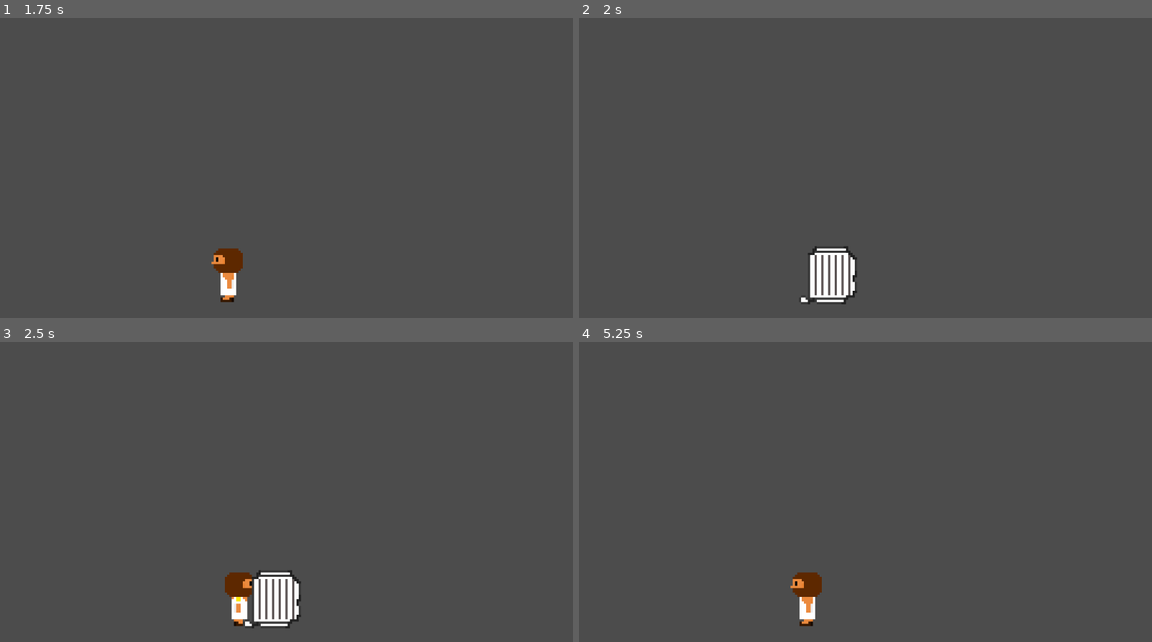
Above: before the commit, frames 1-4 (two rows, left to right).
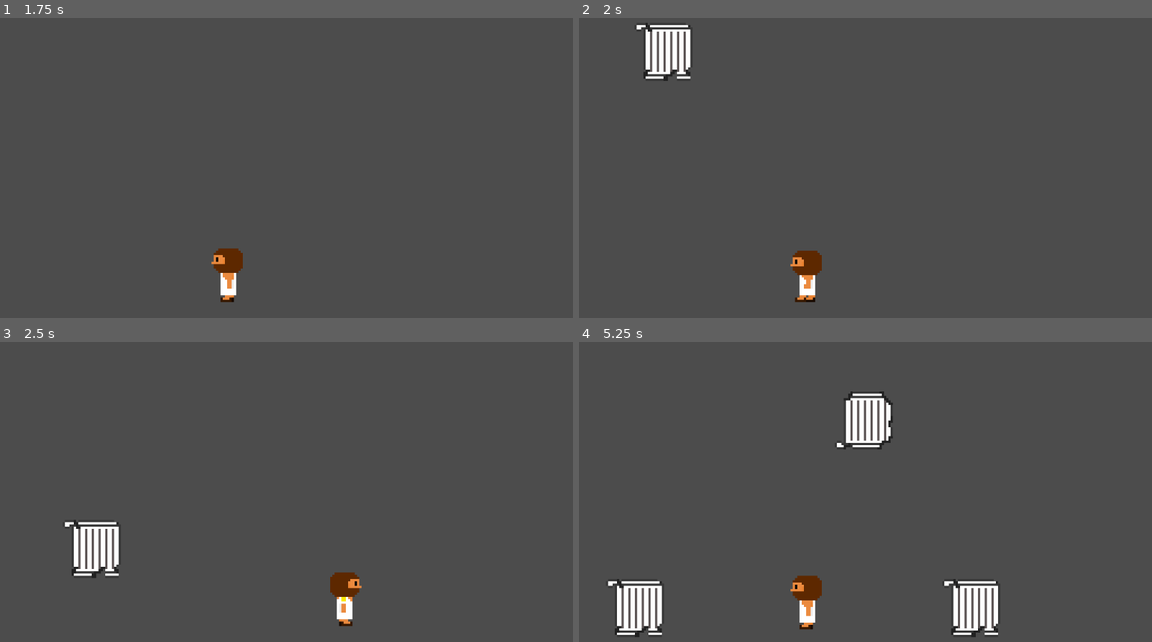
Above: after the commit, the same moments.

Repository: BuendiaGames/RayuelaJam
Game: Godot game, scene res://mini_columnas/columnas.tscn
Same seed, same stepped clock (60 frames per second), same inputs: the game is played once before the commit and once after it.
Inputs:
- Up to frame 1 (1.75 s): tap Enter at 0.5 s; hold Right (ui_right) 0.53-1.28 s; tap Space at 1.25 s; hold Left (ui_left) from 1.28 s (still down)
- Up to frame 2 (2 s): keep holding Left (ui_left)
- Up to frame 3 (2.5 s): release Left (ui_left) at 2.03 s; hold Right (ui_right) from 2.03 s (still down)
- Up to frame 4 (5.25 s): release Right (ui_right) at 3.53 s; hold Left (ui_left) from 3.53 s (still down)

Frame 1 is identical in both runs. In frame 2, 2.6% of the frame differs, in the area x 10-49%, y 1-96%; in frame 3, 3.4%; in frame 4, 3.6%, in the area x 5-74%, y 16-99%.

Commit message:
Columns game almost finished, it is only missing the death animation and the background and decorations

Diff:
--- /dev/null
+++ b/mini_columnas/colum.gd
@@ -0,0 +1,29 @@
+extends KinematicBody2D
+
+# class member variables go here, for example:
+# var a = 2
+# var b = "textvar"
+var velocidad = Vector2(0.0,0.0)
+var tiempo = 0
+
+func caer_columna(delta):
+	velocidad.y += delta*10
+	var colisionando = move_and_collide(velocidad)
+	if (colisionando):
+		if (colisionando.collider.name == "player"):
+			print("Muertooooooooo mancoooo")
+		tiempo+=delta
+		if (tiempo >= 2):
+			queue_free()
+
+
+func _ready():
+	# Called when the node is added to the scene for the first time.
+	# Initialization here
+	pass
+
+func _process(delta):
+	caer_columna(delta)
+#	# Called every frame. Delta is time since last frame.
+#	# Update game logic here.
+	pass
--- a/mini_columnas/colum.tscn
+++ b/mini_columnas/colum.tscn
@@ -1,6 +1,7 @@
-[gd_scene load_steps=3 format=2]
+[gd_scene load_steps=4 format=2]
 
-[ext_resource path="res://mini_columnas/columnas.png" type="Texture" id=1]
+[ext_resource path="res://mini_columnas/colum.gd" type="Script" id=1]
+[ext_resource path="res://mini_columnas/columnas.png" type="Texture" id=2]
 
 [sub_resource type="RectangleShape2D" id=1]
 
@@ -13,10 +14,12 @@
 collision_layer = 1
 collision_mask = 1
 collision/safe_margin = 0.08
+script = ExtResource( 1 )
+_sections_unfolded = [ "Collision", "Transform", "Z Index", "collision" ]
 
 [node name="Sprite" type="Sprite" parent="." index="0"]
 
-texture = ExtResource( 1 )
+texture = ExtResource( 2 )
 hframes = 3
 frame = 2
 _sections_unfolded = [ "Animation" ]
--- a/mini_columnas/columnas.gd
+++ b/mini_columnas/columnas.gd
@@ -1,12 +1,13 @@
 extends Node2D
 
 var vel = Vector2(0.0,0.0)
-var speed = 2.0
+var speed = 2.0 #velocidad a la que se mueve
 
-var anim
+var anim #variable para animacion
 
-var tiempo = 0
+var tiempo = 0 #contador de tiempo
 
+#instancia de la clase columna para añadirla a la escena actual
 var col_class = preload("res://mini_columnas/colum.tscn")
 
 func moverse():
@@ -22,30 +23,37 @@
 
 func add_columna(tipo):
 	var columna = col_class.instance()
+	columna.position.x = (randf()*(320)-160)
+	columna.position.y = -100
 	add_child(columna)
 	columna.get_node("Sprite").frame = tipo
 	#(randf() * (y-x)) + x
-	columna.position.x = (randf()*(200))
+
+
+
 
 
 func _ready():
-	randomize()
+	randomize() #genera la semilla para las cosas aleatorias
 	#var columna = col_class.instance()
 	#add_child(columna)
 
 	# Called when the node is added to the scene for the first time.
 	# Initialization here
+
+	#set_process(false)
+	#set_physics_process(true)
 	pass
 
 func _process(delta):
 	moverse()
 	tiempo += delta
-	if (tiempo > 2):
-		add_columna(2)
+	if (tiempo > 1):
+		if (randf()>= 0.6):
+			add_columna(2)
+		else:
+			add_columna(1)
 		tiempo = 0
-
-
-
 	#get_node("player").move_and_collide(vel)
 	$player.move_and_collide(vel)
 #	# Called every frame. Delta is time since last frame.
--- a/mini_columnas/columnas.tscn
+++ b/mini_columnas/columnas.tscn
@@ -82,6 +82,11 @@
 "values": [ 6, 7, 8, 5 ]
 }
 
+[sub_resource type="RectangleShape2D" id=6]
+
+custom_solver_bias = 0.0
+extents = Vector2( 10, 10 )
+
 [node name="Node2D" type="Node2D"]
 
 position = Vector2( 11, 0 )
@@ -93,6 +98,7 @@
 collision_layer = 1
 collision_mask = 1
 collision/safe_margin = 0.08
+_sections_unfolded = [ "Collision" ]
 
 [node name="CollisionShape2D" type="CollisionShape2D" parent="player" index="0"]
 
@@ -148,3 +154,20 @@
 _sections_unfolded = [ "Limit", "Offset", "Smoothing", "Transform" ]
 
 [node name="Sprite" type="Sprite" parent="." index="1"]
+
+[node name="StaticBody2D" type="StaticBody2D" parent="." index="2"]
+
+editor/display_folded = true
+input_pickable = false
+collision_layer = 1
+collision_mask = 1
+constant_linear_velocity = Vector2( 0, 0 )
+constant_angular_velocity = 0.0
+friction = 1.0
+bounce = 0.0
+
+[node name="CollisionShape2D" type="CollisionShape2D" parent="StaticBody2D" index="0"]
+
+position = Vector2( 3.95634, 36.6448 )
+scale = Vector2( 14.6493, 2.06993 )
+shape = SubResource( 6 )
Not shown: 1 places in mini_columnas/columnas.tscn that only renumber resources
